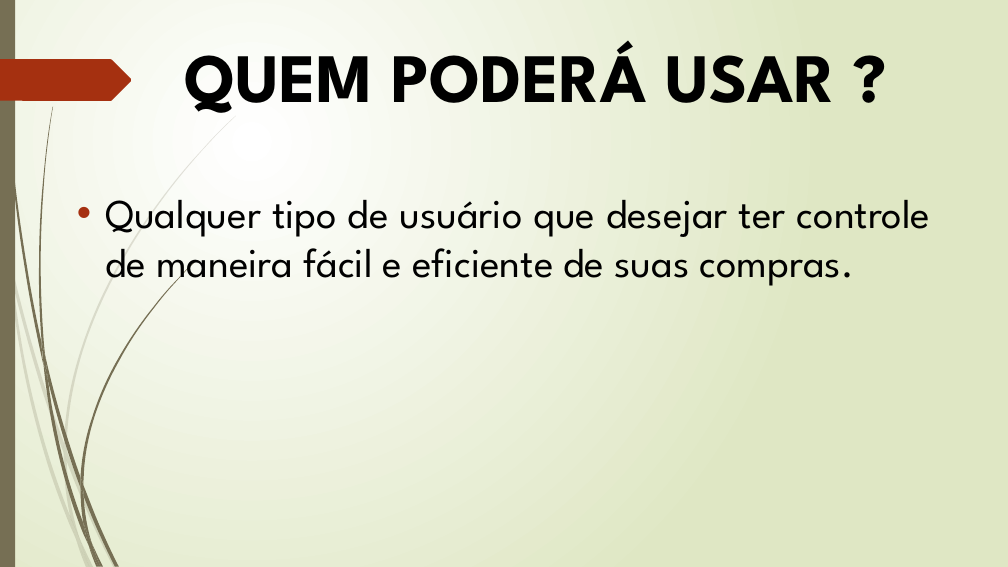
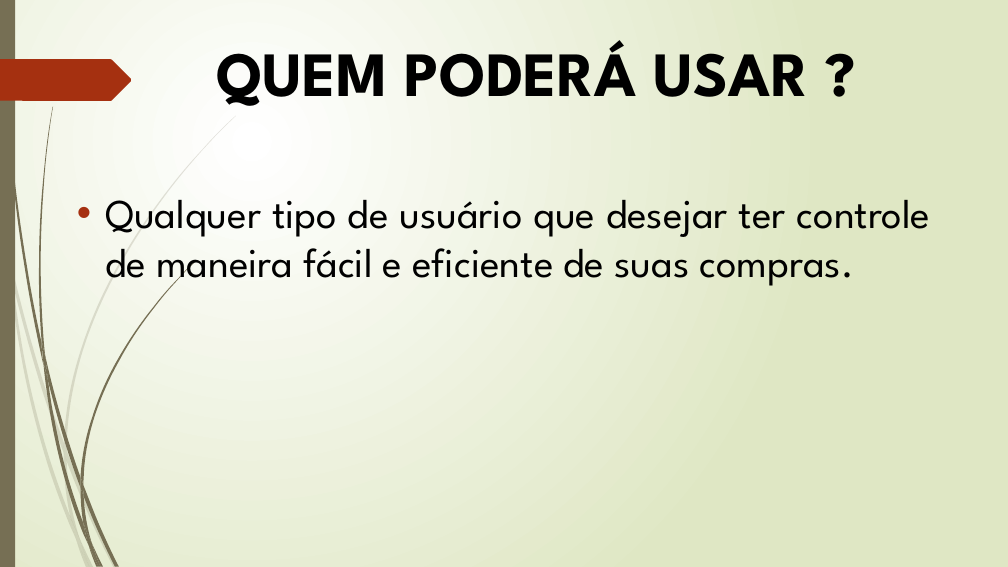
Before and after one commit to FBertanha/Lista-De-Compras, a slide deck: slide 6 of APLICATIVO PARA GERENCIAMENTO DE LISTA DE COMPRAS.pptx. Drawn at 1008x567 pixels with LibreOffice and Linux fonts; fonts in the diff are those of the drawing. Boxes give left, top, right and bottom in pixels: in the first picture for what was removed or moved away, otherwise in the second. Text is boxed around its words. In the diff, an @@ line names an element or a change of style, - is before the commit and + after.

```diff
--- a/APLICATIVO PARA GERENCIAMENTO DE LISTA DE COMPRAS.pptx
+++ b/APLICATIVO PARA GERENCIAMENTO DE LISTA DE COMPRAS.pptx
@@ title "QUEM PODERÁ USAR ?" at (x1=217, y1=40, x2=809, y2=106): size 66 to 60 pt @@
```
Also in this commit, not shown: 8 other slides changed, 1 slide added.
